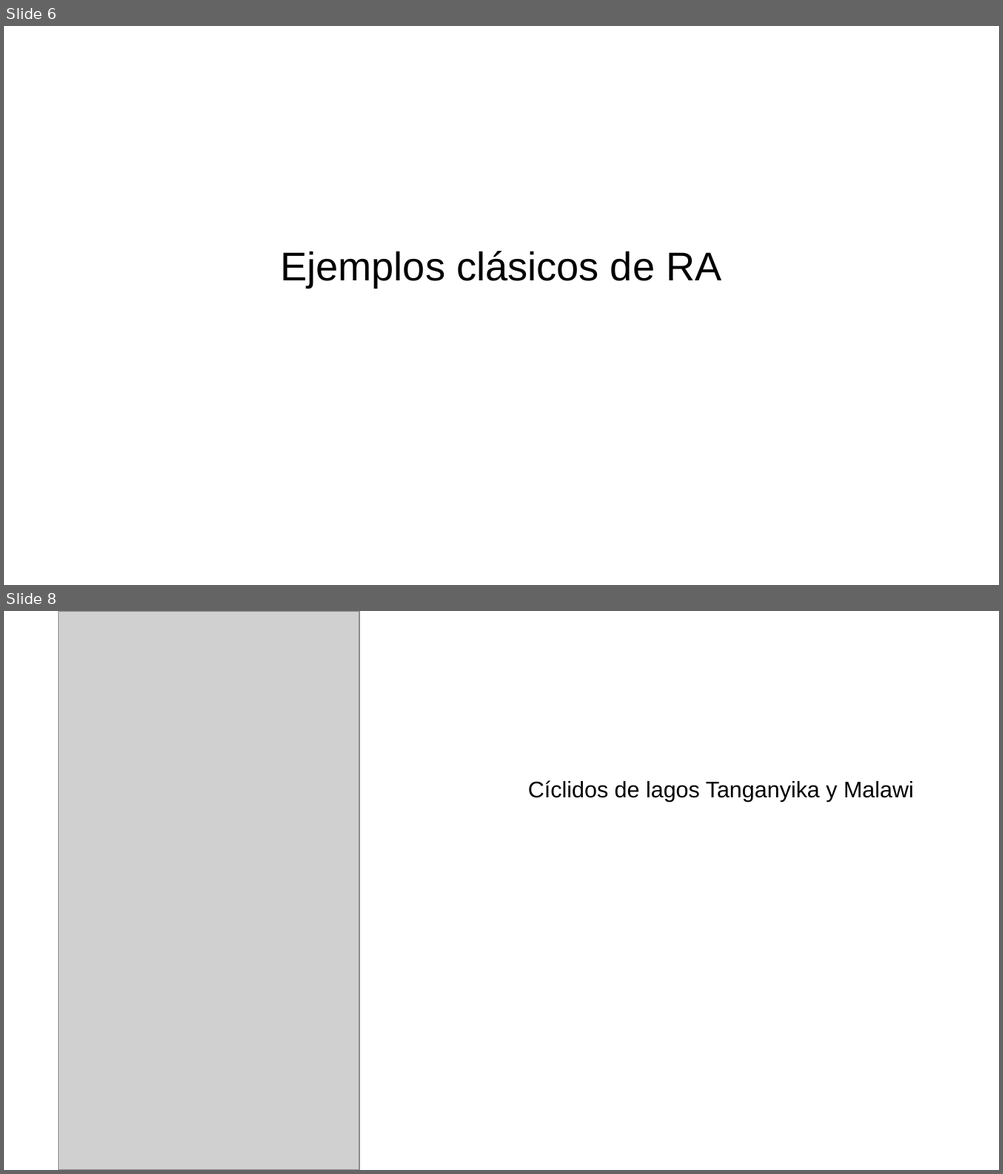
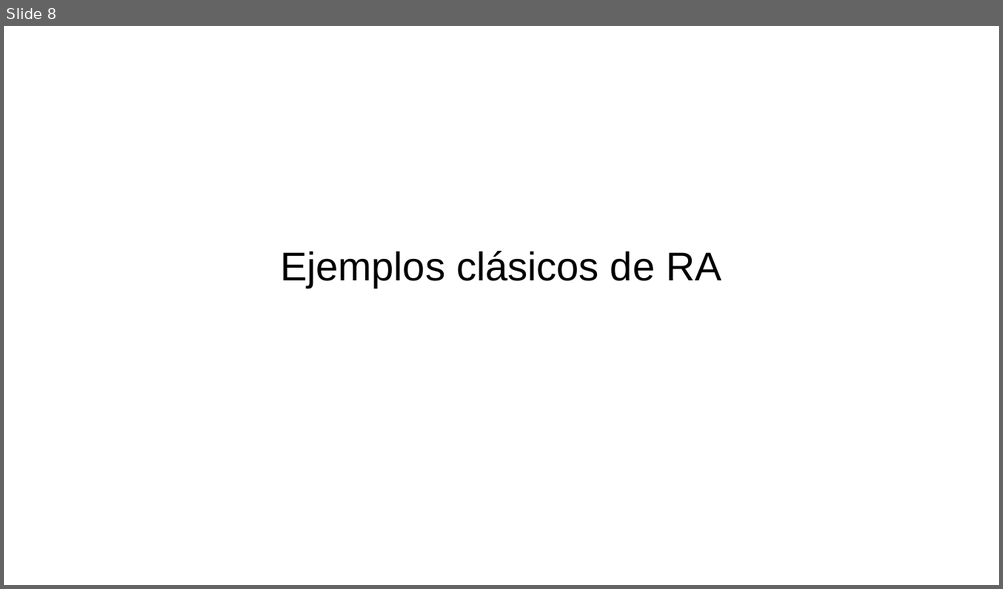
Before and after one commit to gerardommc/Biogeo-Macroecologia, a slide deck: Radiacion.odp. Shown one above the other, each under a label of ours: slides 6 and 8 before the commit, slide 8 after it; the slides between them are not shown. The pictures are 1003x1174 and 1003x589 pixels, drawn with LibreOffice and Linux fonts; fonts in the diff are those of the drawing; grey boxes stand for pictures. Boxes give left, top, right and bottom in pixels: in the first picture for what was removed or moved away, otherwise in the second. Text is boxed around its words. In the diff, an @@ line names an element or a change of style, - is before the commit and + after.

```diff
--- a/Radiacion.odp
+++ b/Radiacion.odp
@@ slide 8 removed at (x1=4, y1=611, x2=999, y2=1170), background #FFFFFF @@
@@ picture removed at (x1=59, y1=611, x2=360, y2=1170) @@
@@ text removed at (x1=528, y1=780, x2=913, y2=802) @@
-Cíclidos de lagos Tanganyika y Malawi
@@ what was slide 6 is now slide 8 @@
```
Also in this commit, not shown: 1 slide changed, 4 slides added, 4 other files.
